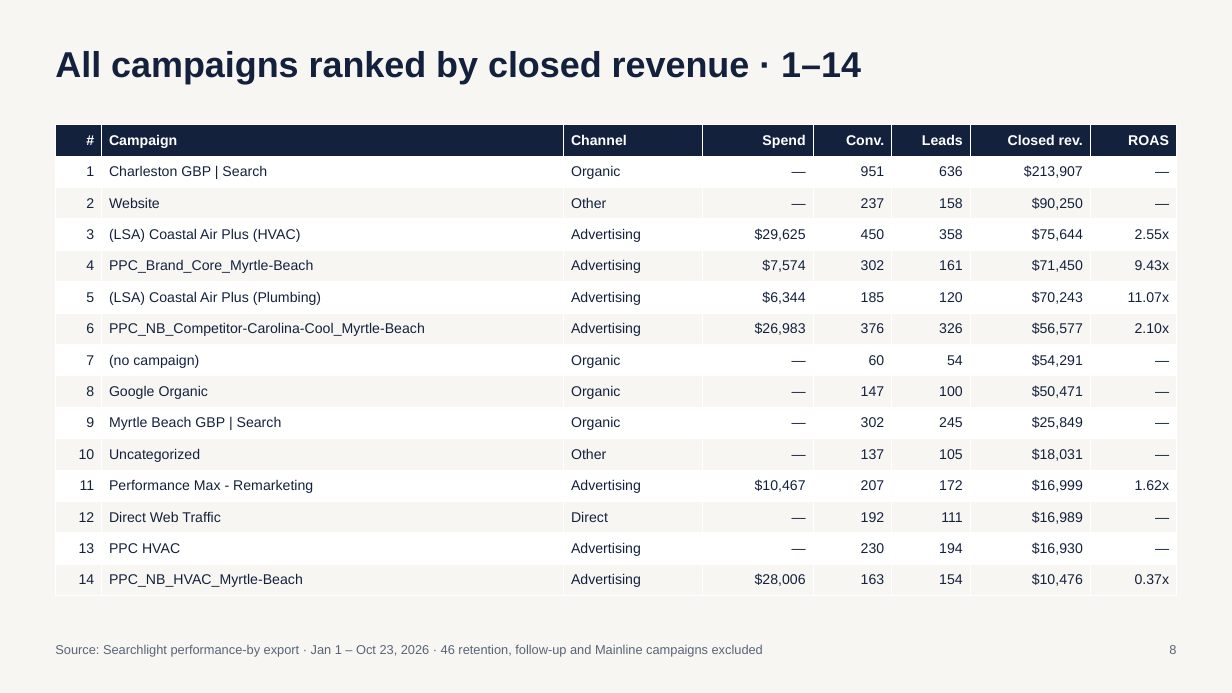
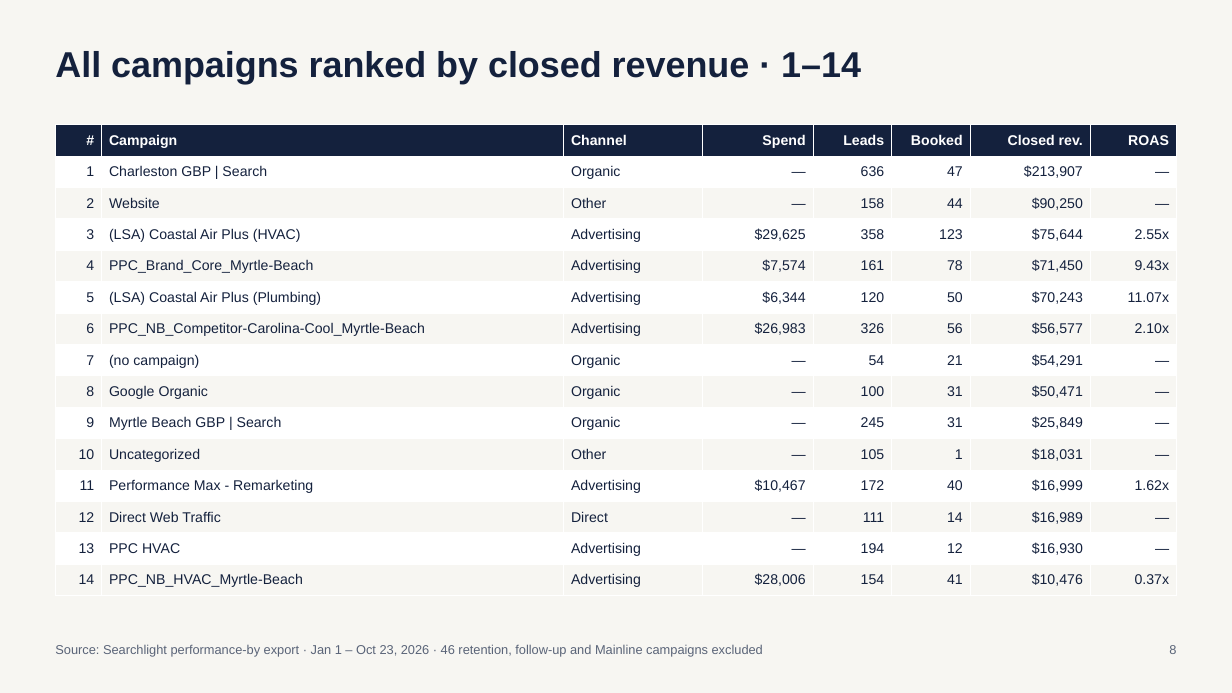
Before and after one commit to MktgCAP/Searchlight-YTD-Analysis, a slide deck: slide 8 of Coastal-Air-Plus-YTD-Performance-Oct23-2026.pptx. Drawn at 1232x693 pixels with LibreOffice and Linux fonts; fonts in the diff are those of the drawing. Boxes give left, top, right and bottom in pixels: in the first picture for what was removed or moved away, otherwise in the second. Text is boxed around its words. In the diff, an @@ line names an element or a change of style, - is before the commit and + after.

```diff
--- a/Coastal-Air-Plus-YTD-Performance-Oct23-2026.pptx
+++ b/Coastal-Air-Plus-YTD-Performance-Oct23-2026.pptx
@@ table at [55, 125, 1177, 596] @@
-row 1, column 5: Conv.
+row 1, column 5: Leads
-row 1, column 6: Leads
+row 1, column 6: Booked
-row 2, column 5: 951
+row 2, column 5: 636
-row 2, column 6: 636
+row 2, column 6: 47
-row 3, column 5: 237
+row 3, column 5: 158
-row 3, column 6: 158
+row 3, column 6: 44
-row 4, column 5: 450
+row 4, column 5: 358
-row 4, column 6: 358
+row 4, column 6: 123
-row 5, column 5: 302
+row 5, column 5: 161
-row 5, column 6: 161
+row 5, column 6: 78
-row 6, column 5: 185
+row 6, column 5: 120
-row 6, column 6: 120
+row 6, column 6: 50
-row 7, column 5: 376
+row 7, column 5: 326
-row 7, column 6: 326
+row 7, column 6: 56
-row 8, column 5: 60
+row 8, column 5: 54
-row 8, column 6: 54
+row 8, column 6: 21
-row 9, column 5: 147
+row 9, column 5: 100
-row 9, column 6: 100
+row 9, column 6: 31
-row 10, column 5: 302
+row 10, column 5: 245
-row 10, column 6: 245
+row 10, column 6: 31
-row 11, column 5: 137
+row 11, column 5: 105
-row 11, column 6: 105
+row 11, column 6: 1
-row 12, column 5: 207
+row 12, column 5: 172
-row 12, column 6: 172
+row 12, column 6: 40
-row 13, column 5: 192
+row 13, column 5: 111
-row 13, column 6: 111
+row 13, column 6: 14
-row 14, column 5: 230
+row 14, column 5: 194
-row 14, column 6: 194
+row 14, column 6: 12
-row 15, column 5: 163
+row 15, column 5: 154
-row 15, column 6: 154
+row 15, column 6: 41
```
Also in this commit, not shown: 9 other slides changed, 1 other file.
